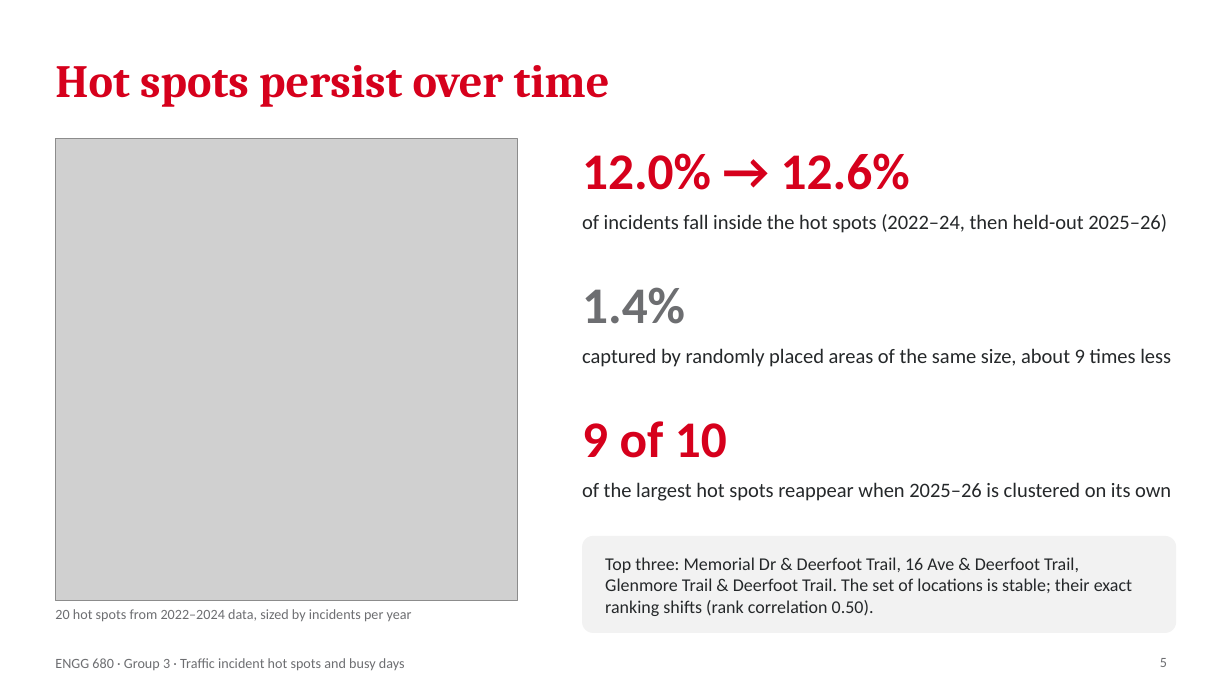
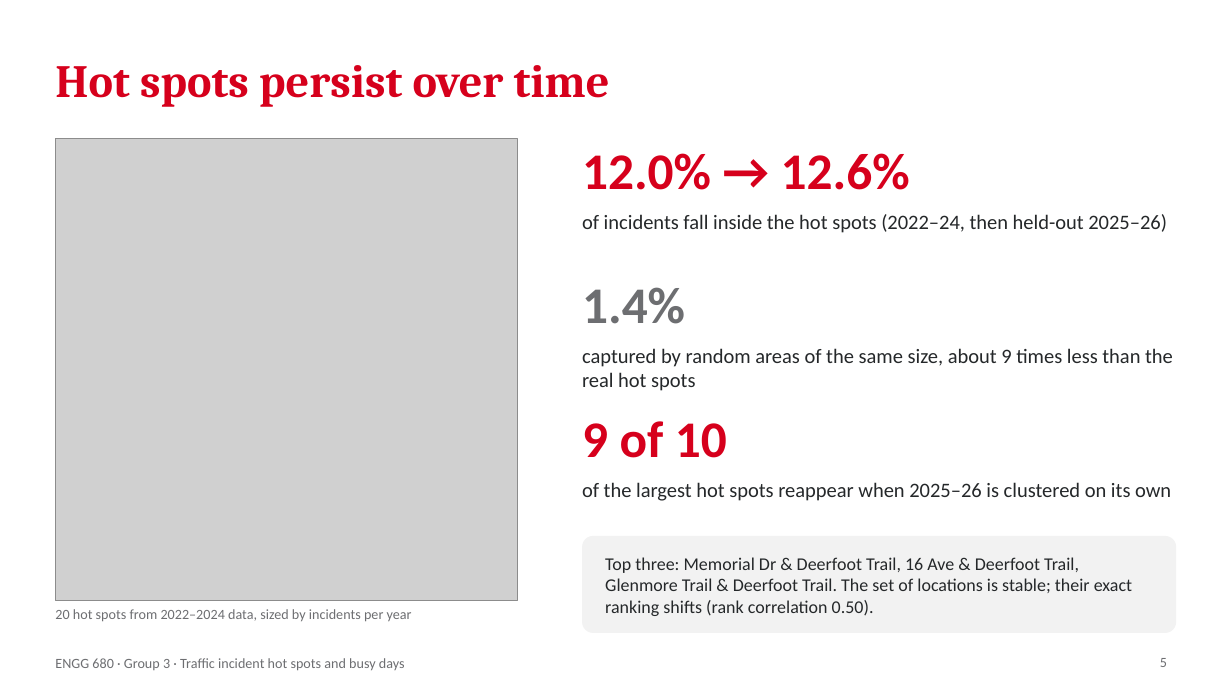
Before and after one commit to BilodeauS/BMENG_680_FinalProject_Group3, a slide deck: slide 5 of Traffic_Incidents_Presentation.pptx. Drawn at 1232x693 pixels with LibreOffice and Linux fonts; fonts in the diff are those of the drawing; grey boxes stand for pictures. Boxes give left, top, right and bottom in pixels: in the first picture for what was removed or moved away, otherwise in the second. Text is boxed around its words. In the diff, an @@ line names an element or a change of style, - is before the commit and + after.

```diff
--- a/Traffic_Incidents_Presentation.pptx
+++ b/Traffic_Incidents_Presentation.pptx
@@ text at (582, 348, 1173, 391): text changed @@
-captured by randomly placed areas of the same size, about 9 times less
+captured by random areas of the same size, about 9 times less than the real hot spots
```
Also in this commit, not shown: 1 other slide changed, 16 other files.
